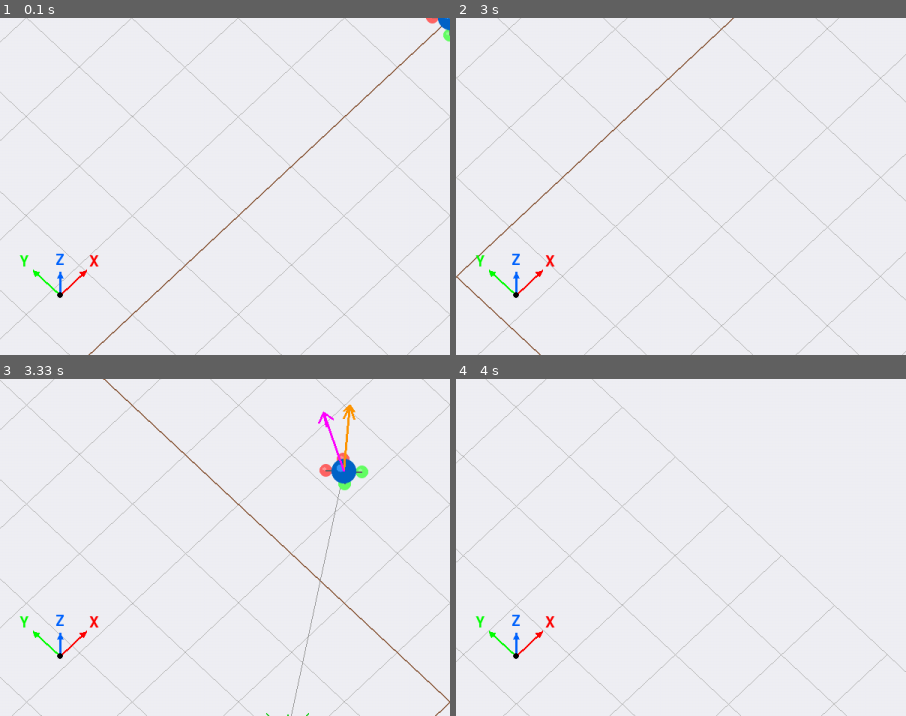
Above: before the commit, frames 1-4 (two rows, left to right).
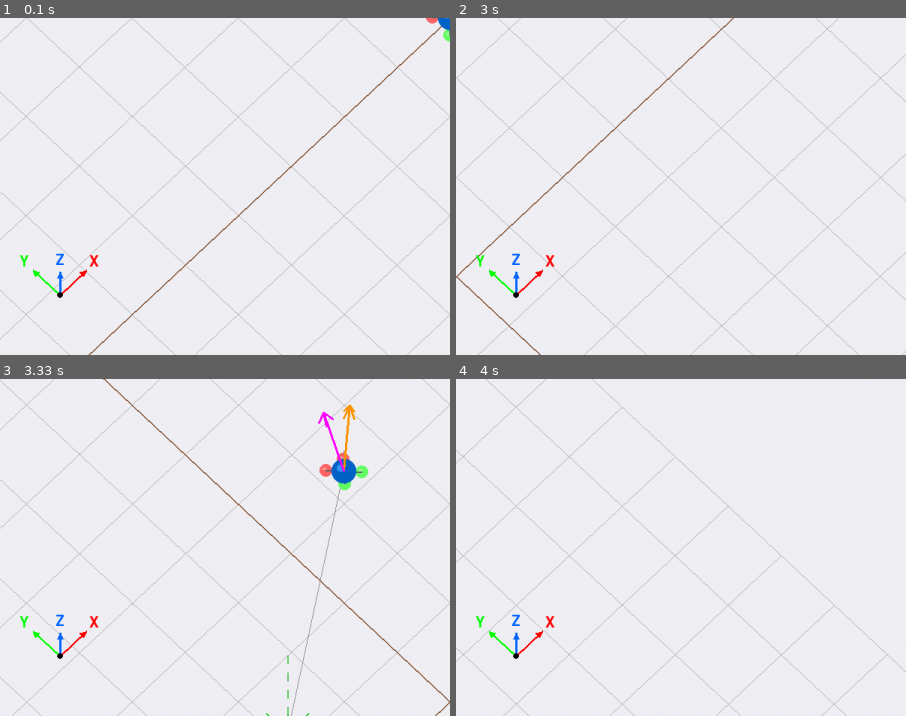
Above: after the commit, the same moments.

Repository: HansDampf37/DroneControl
Game: pygame game, started from examples/demo_pygame_renderer.py
Two runs of this game, one before a commit and one after it. Both use one fixed random seed, a clock stepped at 60 frames per second and the inputs below.
Inputs (mouse positions are % of the whole screen's width and height, from its top left):
- Up to frame 1 (0.1 s): no input
- Up to frame 2 (3 s): hold D 0.33-0.8 s; move the mouse to (46, 54) at 0.37 s; hold W 0.83-1.13 s; move the mouse to (82, 47) at 0.87 s; tap Space at 0.9, 1.23, 1.53, 1.73, 2.03, 2.3, 2.97 s; hold D 1.17-1.63 s; move the mouse to (26, 51) at 1.2 s; hold A 1.67-2.2 s; move the mouse to (19, 35) at 1.7 s; hold S 2.23-2.53 s; move the mouse to (65, 15) at 2.27 s; tap Shift at 2.57 s; hold A from 2.9 s (still down); move the mouse to (52, 16) at 2.93 s
- Up to frame 3 (3.33 s): tap Space at 3.27 s; release A at 3.3 s
- Up to frame 4 (4 s): hold W 3.33-3.7 s; move the mouse to (14, 47) at 3.37 s; tap Space at 3.4, 3.8 s; hold D from 3.73 s (still down); move the mouse to (51, 60) at 3.77 s
The pictures show only the part of the screen within x 0-50%, y 50-100%; the shares and areas given below are measured in that part.

Frames 1-2 are identical in both runs. In frame 3, less than 0.1% of the frame differs, in the area x 63-77%, y 21-100%; in frame 4, nothing differs.

Commit message:
Add drop line rendering and shadow test script

Diff:
--- a/src/drone_env/renderer_pygame.py
+++ b/src/drone_env/renderer_pygame.py
@@ -283,6 +283,35 @@
             self._draw_line_3d(tip, base2, color, width)
             self._draw_line_3d(tip, base3, color, width)
             self._draw_line_3d(tip, base4, color, width)
+
+    def _draw_drop_line(self, position: np.ndarray, color: Tuple[int, int, int],
+                        width: int = 1, dashed: bool = True):
+        """
+        Draw a vertical line from a position down to the XY-plane (z=0).
+
+        Args:
+            position: 3D position [x, y, z]
+            color: Line color
+            width: Line width
+            dashed: If True, draw a dashed line
+        """
+        # Start point (object position)
+        start = position.copy()
+        # End point (projection on XY-plane)
+        end = position.copy()
+        end[2] = 0.0  # Set z to 0 (ground plane)
+
+        if dashed:
+            # Draw dashed line
+            num_segments = 10
+            for i in range(num_segments):
+                if i % 2 == 0:  # Draw every other segment
+                    segment_start = start + (end - start) * (i / num_segments)
+                    segment_end = start + (end - start) * ((i + 1) / num_segments)
+                    self._draw_line_3d(segment_start, segment_end, color, width)
+        else:
+            # Draw solid line
+            self._draw_line_3d(start, end, color, width)
 
     def _draw_grid(self):
         """Draw a reference grid on the ground plane."""
@@ -602,6 +631,10 @@
         # Draw grid
         self._draw_grid()
 
+        # Draw drop lines to ground plane
+        self._draw_drop_line(position, (100, 150, 200), width=2, dashed=True)  # Drone drop line (blue-ish)
+        self._draw_drop_line(target_position, (100, 200, 100), width=2, dashed=True)  # Target drop line (green-ish)
+
         # Draw connection line from drone to target
         self._draw_line_3d(position, target_position, (150, 150, 150), 1)
 
